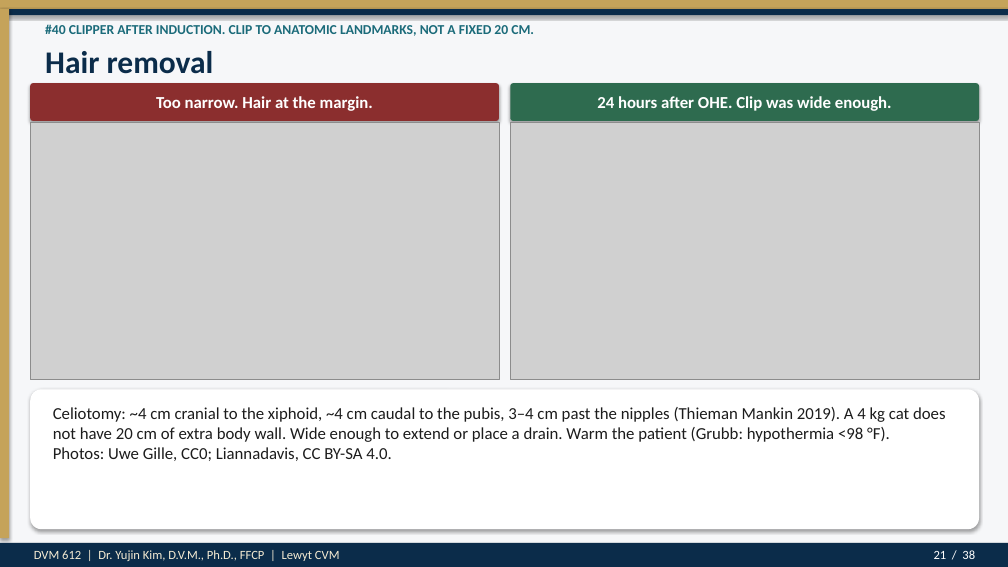
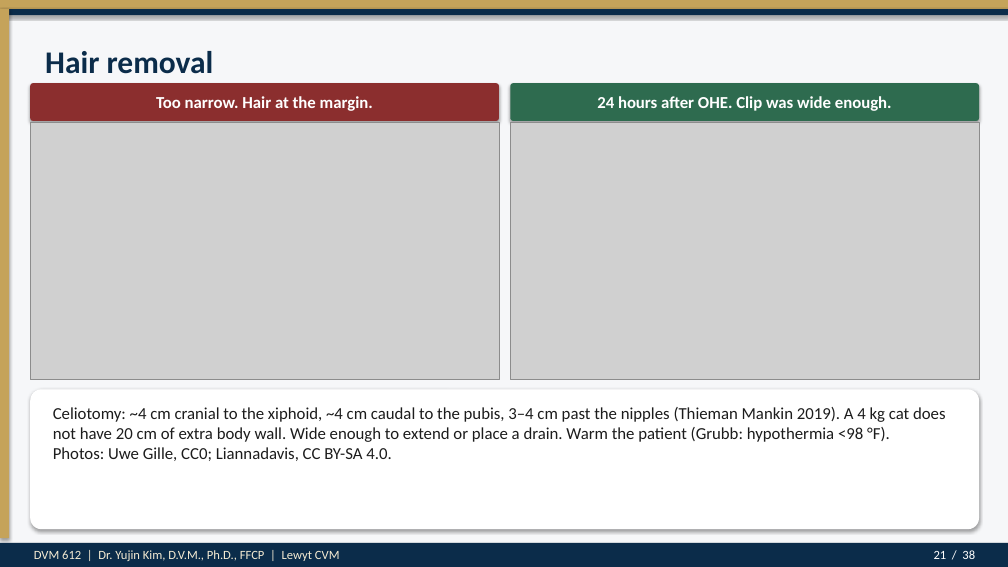
Before and after one commit to drkimvet/happycare, a slide deck: slide 21 of lectures/DVM-612_Week4_Preop_PatientPrep_Postop.pptx. Drawn at 1008x567 pixels with LibreOffice and Linux fonts; fonts in the diff are those of the drawing; grey boxes stand for pictures. Boxes give left, top, right and bottom in pixels: in the first picture for what was removed or moved away, otherwise in the second. Text is boxed around its words. In the diff, an @@ line names an element or a change of style, - is before the commit and + after.

```diff
--- a/lectures/DVM-612_Week4_Preop_PatientPrep_Postop.pptx
+++ b/lectures/DVM-612_Week4_Preop_PatientPrep_Postop.pptx
@@ text removed at [45, 24, 534, 36] @@
-#40 CLIPPER AFTER INDUCTION. CLIP TO ANATOMIC LANDMARKS, NOT A FIXED 20 CM.
```
Also in this commit, not shown: 34 other slides changed, 2 other files.
